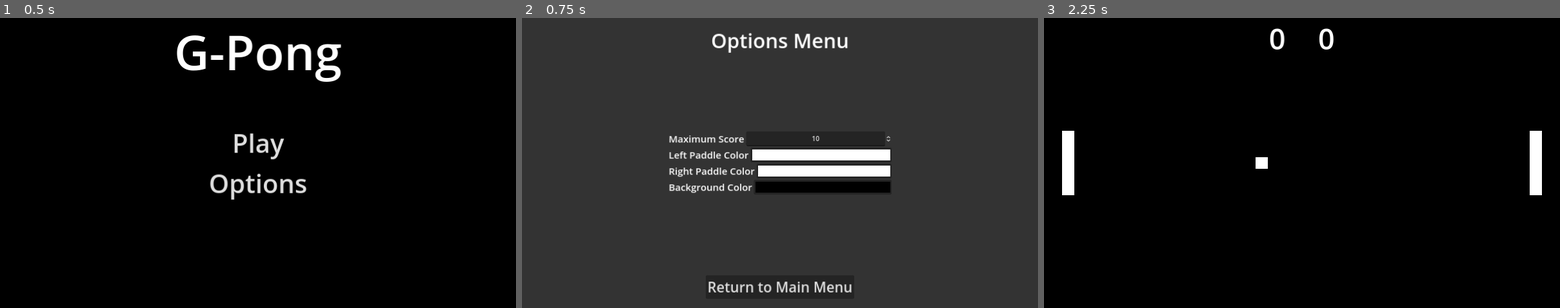
Above: before the commit, frames 1-3 (left to right).
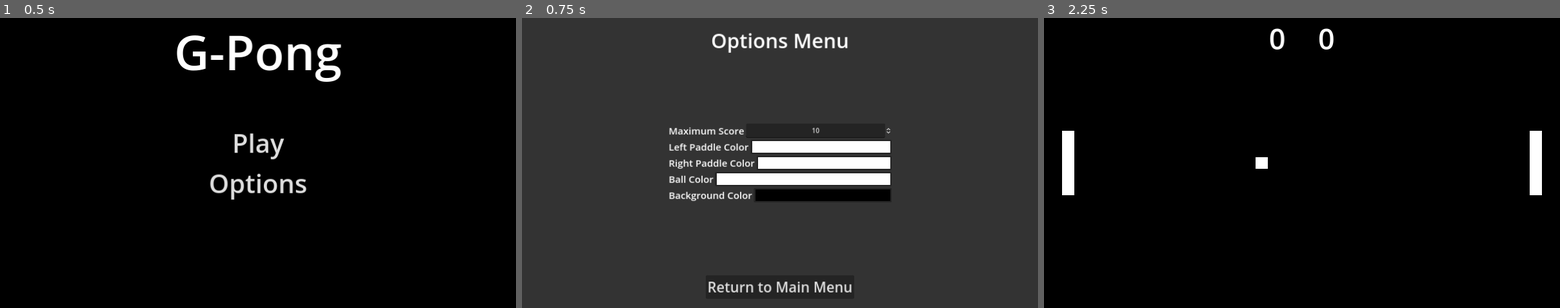
Above: after the commit, the same moments.

Repository: SimoneStarace/G-Pong
Game: Godot game, scene res://scenes/UI/start_menu.tscn
Two runs of this game, one before a commit and one after it. Both use one fixed random seed, a clock stepped at 60 frames per second and the inputs below.
Inputs:
- Up to frame 1 (0.5 s): no input
- Up to frame 2 (0.75 s): click "Options" at 0.5 s
- Up to frame 3 (2.25 s): click "Return to Main Menu" at 1.25 s; click "Play" at 2 s

Frame 1 is identical in both runs. In frame 2, 6.2% of the frame differs, in the area x 28-72%, y 37-64%; in frame 3, nothing differs.

Commit message:
Add option to change ball color

Diff:
--- a/scenes/UI/option_menu.tscn
+++ b/scenes/UI/option_menu.tscn
@@ -114,6 +114,21 @@
 size_flags_horizontal = 3
 edit_alpha = false
 
+[node name="BallOption" type="HBoxContainer" parent="Options"]
+layout_mode = 2
+alignment = 1
+
+[node name="Label" type="Label" parent="Options/BallOption"]
+layout_mode = 2
+theme_override_font_sizes/font_size = 24
+text = "Ball Color"
+vertical_alignment = 1
+
+[node name="ColorPickerButton" type="ColorPickerButton" parent="Options/BallOption"]
+layout_mode = 2
+size_flags_horizontal = 3
+edit_alpha = false
+
 [node name="BackgroundOption" type="HBoxContainer" parent="Options"]
 layout_mode = 2
 alignment = 1
--- a/scripts/UI/option_menu.gd
+++ b/scripts/UI/option_menu.gd
@@ -1,32 +1,38 @@
 class_name OptionMenu extends Control
 
 @onready var _spin_box_score:SpinBox = $Options/ScoreOption/SpinBox
-@onready var _left_color_button:ColorPickerButton = $Options/LeftPaddleOption/ColorPickerButton
-@onready var _right_color_button:ColorPickerButton = $Options/RightPaddleOption/ColorPickerButton
-@onready var _background_color_button:ColorPickerButton = $Options/BackgroundOption/ColorPickerButton
+@onready var _left_color_picker:ColorPickerButton = $Options/LeftPaddleOption/ColorPickerButton
+@onready var _right_color_picker:ColorPickerButton = $Options/RightPaddleOption/ColorPickerButton
+@onready var _ball_color_picker:ColorPickerButton = $Options/BallOption/ColorPickerButton
+@onready var _background_color_picker:ColorPickerButton = $Options/BackgroundOption/ColorPickerButton
 
 func _ready():
 	_spin_box_score.value = OptionManager._max_score
 	# Set the colors
-	_left_color_button.color = OptionManager._left_paddle_color
-	_right_color_button.color = OptionManager._right_paddle_color
-	_background_color_button.color = OptionManager._background_color
+	_left_color_picker.color = OptionManager._left_paddle_color
+	_right_color_picker.color = OptionManager._right_paddle_color
+	_background_color_picker.color = OptionManager._background_color
+	_ball_color_picker.color = OptionManager._ball_color
 
 	# Connect the signals
 	_spin_box_score.value_changed.connect(func(value:float):
 		OptionManager._max_score = int(value)
 	)
 
-	_left_color_button.popup_closed.connect(func():
-		OptionManager._left_paddle_color = _left_color_button.color
+	_left_color_picker.popup_closed.connect(func():
+		OptionManager._left_paddle_color = _left_color_picker.color
 	)
 
-	_right_color_button.popup_closed.connect(func():
-		OptionManager._right_paddle_color = _right_color_button.color
+	_right_color_picker.popup_closed.connect(func():
+		OptionManager._right_paddle_color = _right_color_picker.color
 	)
 
-	_background_color_button.popup_closed.connect(func():
-		OptionManager._background_color = _background_color_button.color
+	_ball_color_picker.popup_closed.connect(func():
+		OptionManager._ball_color = _ball_color_picker.color
+	)
+
+	_background_color_picker.popup_closed.connect(func():
+		OptionManager._background_color = _background_color_picker.color
 	)
 
 func _on_menu_button_pressed():
--- a/scripts/game.gd
+++ b/scripts/game.gd
@@ -26,6 +26,7 @@
 	$BackgroundColorField.color = OptionManager._background_color
 	$Paddles/LeftPaddle/ColorRect.color = OptionManager._left_paddle_color
 	$Paddles/RightPaddle/ColorRect.color = OptionManager._right_paddle_color
+	_ball.get_node("ColorRect").color = OptionManager._ball_color
 
 	if _num_scores == 2:
 		_score_menu._score_labels[0].label_settings.font_color = OptionManager._left_paddle_color
--- a/scripts/managers/option_manager.gd
+++ b/scripts/managers/option_manager.gd
@@ -2,6 +2,7 @@
 
 @export_range(1,100) var _max_score:int = 10
 @export_category("Colors")
-@export_color_no_alpha var _left_paddle_color = Color.WHITE
-@export_color_no_alpha var _right_paddle_color = Color.WHITE
-@export_color_no_alpha var _background_color = Color.BLACK
+@export_color_no_alpha var _left_paddle_color:Color = Color.WHITE
+@export_color_no_alpha var _right_paddle_color:Color = Color.WHITE
+@export_color_no_alpha var _ball_color:Color = Color.WHITE
+@export_color_no_alpha var _background_color:Color = Color.BLACK
